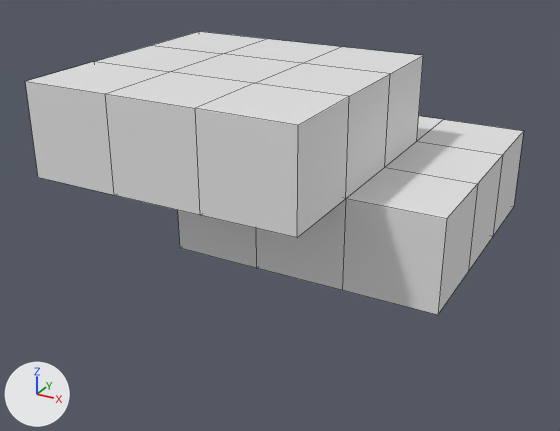
The FBX model Assets/Model/XenoSiteModelBasic4.fbx as it was, and as the next commit left it.
One viewpoint serves both versions: a 50 mm lens placed at (2.27, -8.84, 3.34), pointed at (-1.7, -1.62, -0.27). Every picture has the same lights, and +X, +Y and +Z are marked at lower left. Mesh edges are drawn as thin lines. Where no turn or scale is listed for an object, it has been applied to the vertices. Vertices at the same position are counted once.
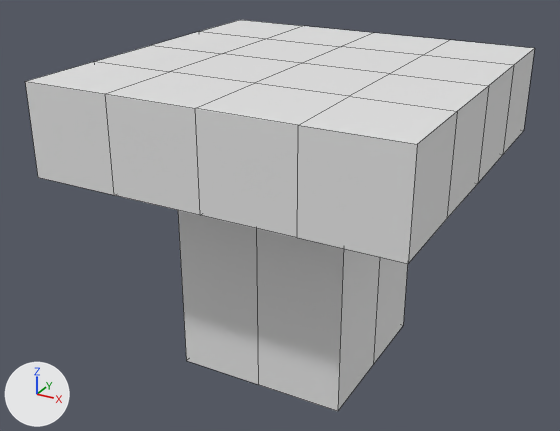
The newer file is also turned or shifted as a whole; pictures and numbers use the older file's frame.

Location of each change, [x1, y1, x2, y2] in pixels of the pictures (560 x 431 px; the box of a moved part takes in the faces that stretch with it):
'Cube', reshaped (38% taller): before [25, 32, 524, 315]; after [25, 20, 534, 411]
part 1 of me_cube, moved or reshaped: before [178, 56, 524, 315]; after [178, 20, 534, 411]

What the commit changed:
me_cube is used by ob_cube; location (-1.5, -1.5, 0.0).
me_cube had 54 vertices, 52 faces and spanned x -2.0..2.0, y -2.0..2.0, z -0.5..1.5.
me_cube now has 58 vertices, 56 faces and spans x -2.0..2.0, y -2.0..2.0, z -2.0..1.5.
Part 1, on me_cube:
16 vertices are removed from x -1.0..2.0, y -1.0..2.0, z -0.5.
32 faces are deleted.
5 vertices are added at (-2.0, 2.0, 0.5), (-2.0, 2.0, 1.5), (0.0, 0.0, -2.0), (2.0, -2.0, 1.5), (2.0, -2.0, 0.5).
8 new vertices lie (0.0, 0.0, -2.5) away from vertices in x -1.0..1.0, y -1.0..1.0, z 0.5.
7 new vertices lie (0.0, 0.0, 1.0) away from vertices in x -1.0..2.0, y -1.0..2.0, z 0.5.
36 new faces join them.
